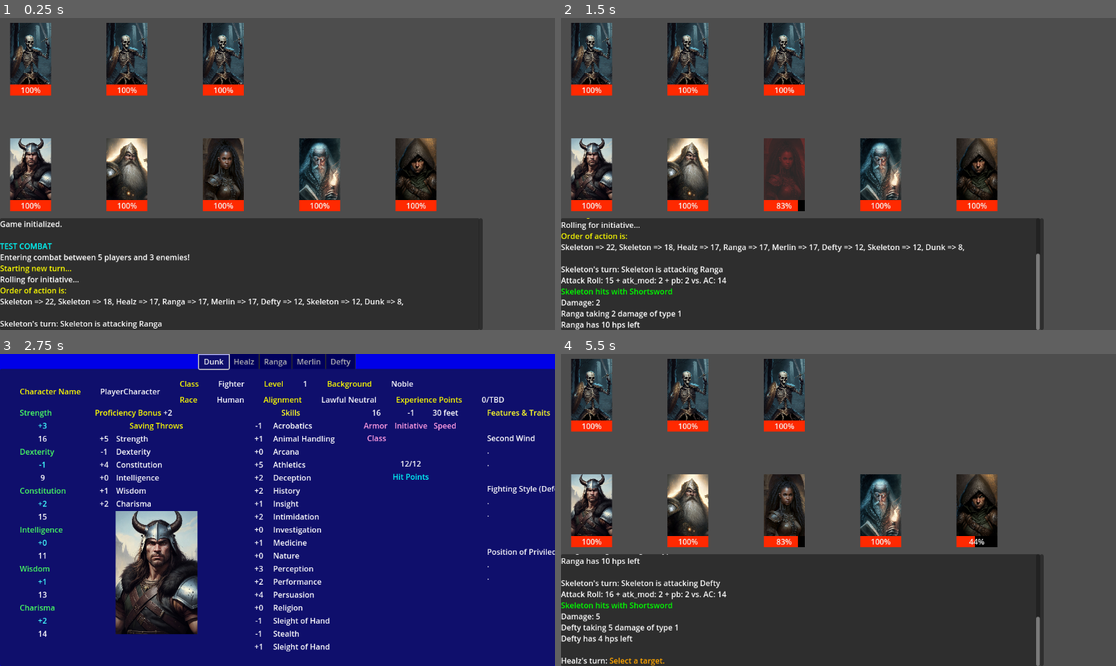
Above: before the commit, frames 1-4 (two rows, left to right).
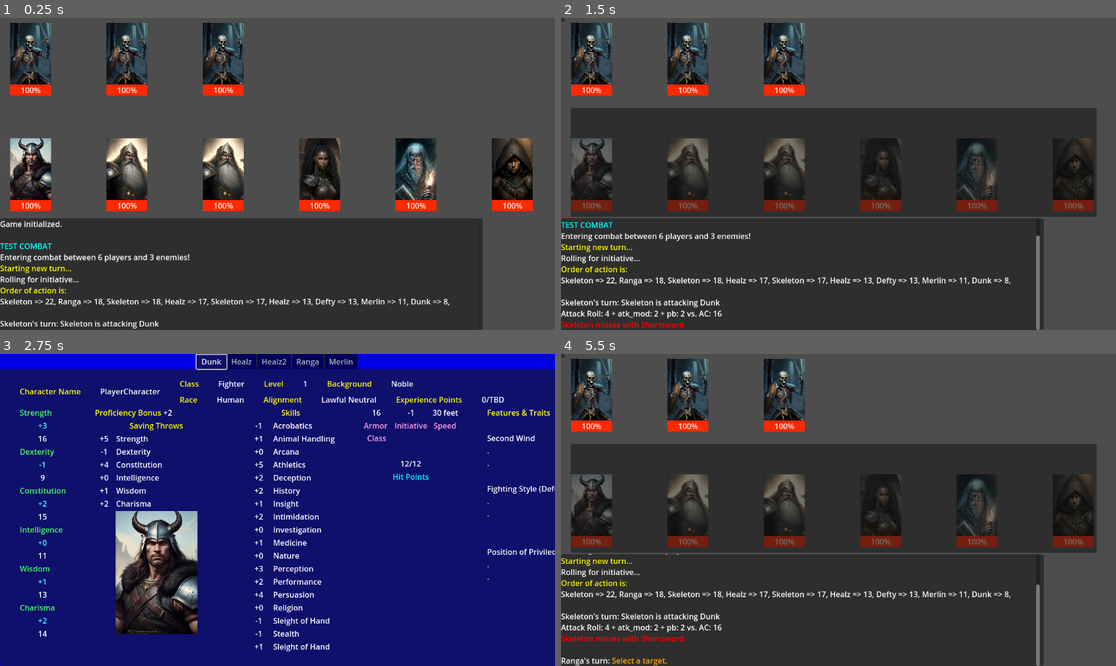
Above: after the commit, the same moments.

Repository: PaulHeraty/herra-dnd
Game: Godot game, scene res://scenes/Main.tscn
The game is run twice, just before and just after one commit, with the same random seed, the same clock (stepped at 60 frames per second) and the same inputs.
Inputs:
- Up to frame 1 (0.25 s): no input
- Up to frame 2 (1.5 s): tap Enter at 0.5 s; hold S (show_spell_sheet, bound only after the commit) 0.53-1.28 s; tap Space (Advance) at 1.25, 1.35 s
- Up to frame 3 (2.75 s): tap S (show_spell_sheet, bound only after the commit) at 1.55, 2.3 s; hold P (show_party_sheet) from 2.03 s (still down)
- Up to frame 4 (5.5 s): tap Enter at 2.75, 4.25 s; release P (show_party_sheet) at 2.78 s; tap S (show_spell_sheet, bound only after the commit) at 2.85, 4.55, 5.3 s; tap Space (Advance) at 3.5, 4.35, 5 s; hold S (show_spell_sheet, bound only after the commit) 3.53-4.28 s; hold P (show_party_sheet) from 5.03 s (still down)

The runs differ from the first frame. In frame 1, 6.1% of the frame differs, in the area x 10-96%, y 38-100%; in frame 2, 34%, in the area x 0-97%, y 0-100%; in frame 3, 0.4%; in frame 4, 33%.

Commit message:
Checking in latest code before a major refactor of ICombatEntity, Character, PlayerCharacter, Enemy an EnemyCore.

Diff:
--- a/autoload/CombatManager.gd
+++ b/autoload/CombatManager.gd
@@ -37,6 +37,13 @@
 
 		GameLog.add_entry("\n" + actor.entity_name + "'s turn: ")
 		# Choose action (attack, cast, etc)
+		if actor.entity_name == "Healz":
+			SpellMenu.open(actor.core_skills.known_spells)
+			var chosen_spell = await SpellMenu.spell_selected
+			GameLog.add_entry("Selected spell: " + chosen_spell.name)
+
+
+
 
 		# Select target
 		await select_target(actor)
--- a/autoload/PartyManager.gd
+++ b/autoload/PartyManager.gd
@@ -17,9 +17,11 @@
 	party.clear()
 	add_player_instance(PLAYER1)
 	add_player_instance(PLAYER2)
+	add_player_instance(PLAYER2)
 	add_player_instance(PLAYER3)
 	add_player_instance(PLAYER4)
 	add_player_instance(PLAYER5)
+	party[1].learn_spell(preload("res://spells/cure_wounds.gd").new())
 
 func add_player_instance(toon: Resource) -> void:
 	var player = PLAYER_CHARACTER.instantiate()
--- a/characters/Character.gd
+++ b/characters/Character.gd
@@ -29,3 +29,4 @@
 var speed: int = 0
 var current_hp: int = 0
 var xp: int = 0
+var known_spells: Array[Spell]
--- a/characters/PlayerCharacter.gd
+++ b/characters/PlayerCharacter.gd
@@ -7,11 +7,6 @@
 
 var core_data: Character
 var is_alive: bool = true
-
-var attack_hit_audio: AudioStream
-var attack_miss_audio: AudioStream
-var damage_audio: AudioStream
-var death_audio: AudioStream
 
 func _ready() -> void:
 	core_data.speed = get_race_speed(core_data.race)
@@ -66,6 +61,12 @@
 		player_dead()
 	pass
 
+func heal(heal_amount: int) -> void:
+	GameLog.add_entry(entity_name + " is healed for " + str(heal_amount) + "\n")
+	core_data.current_hp += heal_amount
+	GameLog.add_entry(entity_name + " has " + str(core_data.current_hp) + " hp left\n")
+	pass
+
 func player_dead() -> void:
 	GameLog.add_entry(entity_name + " is UNCONSCIOUS!!!!\n")
 	is_alive = false
@@ -108,3 +109,7 @@
 			return 30
 		_:
 			return 0
+
+func learn_spell(spell: Spell) -> void:
+	core_data.known_spells.append(spell)
+	pass
--- a/core/ICombatEntity.gd
+++ b/core/ICombatEntity.gd
@@ -5,6 +5,11 @@
 var entity_name: String
 var initiative: int = 0
 var entity_type: ENTITY_TYPE = ENTITY_TYPE.PLAYER
+
+var attack_hit_audio: AudioStream
+var attack_miss_audio: AudioStream
+var damage_audio: AudioStream
+var death_audio: AudioStream
 
 func roll_initiative() -> void:
 	# Should be overridden
@@ -15,6 +20,10 @@
 	# Should be overridden
 	pass
 
+func heal(heal_amount: int) -> void:
+	# Should be overridden
+	pass
+
 func attack_hit() -> void:
 	# Should be overridden
 	pass
--- a/enemy/Enemy.gd
+++ b/enemy/Enemy.gd
@@ -14,10 +14,6 @@
 
 var core_data: EnemyCore
 
-var attack_hit_audio: AudioStream
-var attack_miss_audio: AudioStream
-var damage_audio: AudioStream
-var death_audio: AudioStream
 var fail_audio: AudioStream = load("res://audio/combat/meta-failure.mp3")
 
 func _ready() -> void:
@@ -73,6 +69,12 @@
 		await enemy_dead()
 	pass
 
+func heal(heal_amount: int) -> void:
+	GameLog.add_entry(entity_name + " is healed for " + str(heal_amount) + "\n")
+	core_data.current_hp += heal_amount
+	GameLog.add_entry(entity_name + " has " + str(core_data.current_hp) + " hp left\n")
+	pass
+
 func enemy_dead() -> void:
 	GameLog.add_entry(entity_name + " is DEAD!!!!\n")
 	is_alive = false
--- a/project.godot
+++ b/project.godot
@@ -25,6 +25,7 @@
 PartySheet="*res://scenes/UI/PartySheet.tscn"
 CombatManager="*res://autoload/CombatManager.gd"
 GameLog="*res://scenes/GameLog.gd"
+SpellMenu="*res://spells/SpellMenu.tscn"
 
 [editor]
 
@@ -43,3 +44,8 @@
 "events": [Object(InputEventKey,"resource_local_to_scene":false,"resource_name":"","device":-1,"window_id":0,"alt_press …(191 unchanged characters)…
 ]
 }
+show_spell_sheet={
+"deadzone": 0.2,
+"events": [Object(InputEventKey,"resource_local_to_scene":false,"resource_name":"","device":-1,"window_id":0,"alt_pressed":false,"shift_pressed":false,"ctrl_pressed":false,"meta_pressed":false,"pressed":false,"keycode":0,"physical_keycode":83,"key_label":0,"unicode":115,"location":0,"echo":false,"script":null)
+]
+}
--- a/scenes/Main.tscn
+++ b/scenes/Main.tscn
@@ -1,6 +1,7 @@
-[gd_scene load_steps=2 format=3 uid="uid://drbyklvx8cka"]
+[gd_scene load_steps=3 format=3 uid="uid://drbyklvx8cka"]
 
 [ext_resource type="Script" uid="uid://c8euvx5q5m020" path="res://scenes/main.gd" id="1_elqb8"]
+[ext_resource type="PackedScene" uid="uid://dbushinwbpj5x" path="res://spells/SpellMenu.tscn" id="2_rvslj"]
 
 [node name="Main" type="Node2D"]
 script = ExtResource("1_elqb8")
@@ -51,3 +52,5 @@
 size_flags_vertical = 3
 bbcode_enabled = true
 scroll_following = true
+
+[node name="SpellMenu" parent="." instance=ExtResource("2_rvslj")]
--- a/scenes/main.gd
+++ b/scenes/main.gd
@@ -2,7 +2,6 @@
 
 @onready var panel: Panel = $CanvasLayer/Control/Panel
 @onready var game_log: RichTextLabel = $CanvasLayer/Control/Panel/ScrollContainer/GameLog
-
 
 func _init() -> void:
 	pass
@@ -15,26 +14,6 @@
 	EnemyManager.add_enemies()
 	draw_monsters()
 	draw_players()
-	#var p = PartyManager.party[2]
-	#GameLog.add_entry("[color=yellow]\nTest Ability Check[/color]\n")
-	#GameLog.add_entry(str(Rules.ability_check(p.core_data.stats.strength_mod, 10)))
-	#
-	#GameLog.add_entry("[color=yellow]\nTest Skill Check[/color]\n")
-	#GameLog.add_entry(str(Rules.skill_check(p.core_data.skills.stealth, 10)))
-	#
-	#GameLog.add_entry("[color=yellow]\nTest Saving Throw Check[/color]\n")
-	#GameLog.add_entry(str(Rules.saving_throw_check(p.core_data.saving_throws.constitution, 10)))
-	#
-	#GameLog.add_entry("[color=yellow]\nTest Attack Roll[/color]\n")
-	#GameLog.add_entry(str(Rules.attack_roll(p, 12)))
-
-	#GameLog.add_entry("[color=yellow]\nTEST ENEMY[/color]\n")
-	#var skeleton = EnemyManager.enemy_list[0]
-	#GameLog.add_entry("Name: " + skeleton.core_data.name +"\n")
-	#GameLog.add_entry("HPs: " + str(skeleton.core_data.current_hp) +"\n")
-	#GameLog.add_entry("AC: " + str(skeleton.core_data.ac) +"\n")
-	#GameLog.add_entry("Weapon: " + skeleton.core_data.equipped_weapons[0].name +"\n")
-	#GameLog.add_entry("XP: " + str(skeleton.core_data.xp) +"\n")
 
 	GameLog.add_entry("[color=cyan]\nTEST COMBAT[/color]\n")
 	CombatManager.enter_combat()
--- /dev/null
+++ b/spells/SpellMenu.tscn
@@ -0,0 +1,30 @@
+[gd_scene load_steps=2 format=3 uid="uid://dbushinwbpj5x"]
+
+[ext_resource type="Script" uid="uid://docptaq4ah411" path="res://spells/spell_menu.gd" id="1_yp2if"]
+
+[node name="SpellMenu" type="CanvasLayer"]
+script = ExtResource("1_yp2if")
+
+[node name="Control" type="Control" parent="."]
+layout_mode = 3
+anchors_preset = 0
+
+[node name="Panel" type="Panel" parent="Control"]
+layout_mode = 0
+offset_left = 20.0
+offset_top = 187.0
+offset_right = 1112.0
+offset_bottom = 413.0
+
+[node name="VBoxContainer" type="VBoxContainer" parent="Control/Panel"]
+layout_mode = 1
+anchors_preset = 15
+anchor_right = 1.0
+anchor_bottom = 1.0
+grow_horizontal = 2
+grow_vertical = 2
+
+[node name="CloseButton" type="Button" parent="Control"]
+layout_mode = 0
+offset_right = 8.0
+offset_bottom = 8.0
--- /dev/null
+++ b/spells/cure_wounds.gd
@@ -0,0 +1,13 @@
+extends Spell
+
+func _init() -> void:
+	name = "Cure Wounds"
+	level = 1
+	pass
+
+func cast(caster: ICombatEntity, target: ICombatEntity):
+	GameLog.add_entry("Casting cure wounds\n")
+	var d = Dice.new()
+	var cs = caster.core_data.stats
+	var amount = cs.get_ability_modifier(cs.intelligence)
+	target.heal(amount)
--- /dev/null
+++ b/spells/spell.gd
@@ -0,0 +1,7 @@
+class_name Spell extends Resource
+
+var name: String
+var level: int
+
+func cast(caster: ICombatEntity, target: ICombatEntity):
+	push_error("Spell missing cast() implementation")
--- /dev/null
+++ b/spells/spell_menu.gd
@@ -0,0 +1,59 @@
+extends CanvasLayer
+
+signal spell_menu_shown
+signal spell_menu_hidden
+
+signal spell_selected(spell)
+signal spell_menu_closed()
+
+@onready var list_container := $Control/Panel/VBoxContainer
+
+var spell_menu_is_shown: bool = false
+
+func _ready() -> void:
+	hide_spell_sheet()
+
+func _unhandled_input(event: InputEvent) -> void:
+	if event.is_action_pressed("show_spell_sheet"):
+		if spell_menu_is_shown == false:
+			show_spell_sheet()
+		else:
+			hide_spell_sheet()
+		get_viewport().set_input_as_handled()
+
+func show_spell_sheet() -> void:
+	visible = true
+	spell_menu_is_shown = true
+	spell_menu_shown.emit()
+	#open(PartyManager.party[1].core_data.known_spells)
+	pass
+
+func hide_spell_sheet() -> void:
+	visible = false
+	spell_menu_is_shown = false
+	spell_menu_hidden.emit()
+	pass
+
+func open(spells: Array[Spell]):
+	visible = true
+	queue_free_children()
+
+	for spell in spells:
+		var btn = Button.new()
+		btn.text = spell.name
+		btn.pressed.connect(func(): _on_spell_pressed(spell))
+		list_container.add_child(btn)
+
+
+func _on_spell_pressed(spell):
+	visible = false
+	emit_signal("spell_selected", spell)
+
+
+func _on_CloseButton_pressed():
+	visible = false
+	emit_signal("spell_menu_closed")
+
+func queue_free_children():
+	for child in list_container.get_children():
+		child.queue_free()
Not shown, added: spells/cure_wounds.gd.uid
Not shown, added: spells/spell.gd.uid
Not shown, added: spells/spell_menu.gd.uid
Not shown, added: spells/SpellMenu.tscn661187106.tmp
